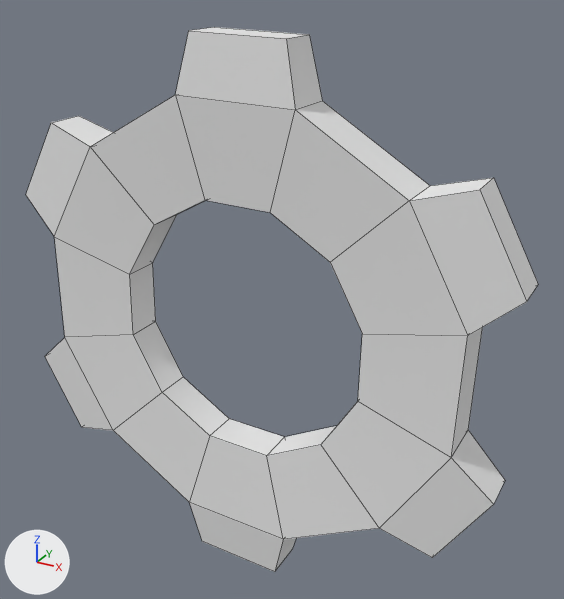
One commit to the OBJ model reverDeVoler/Assets/props2/Baby_Gear.obj: the scene before it, then after it.
Before and after are seen from a 50 mm lens placed at (71.12, 27.88, 43.78), pointed at (63.62, 41.51, 36.97). Arrows for +X, +Y and +Z are at lower left; the lights stay in place. Mesh edges are drawn as thin lines. Where no turn or scale is listed for an object, it has been applied to the vertices.

The first picture shows 'Baby_Gear'.
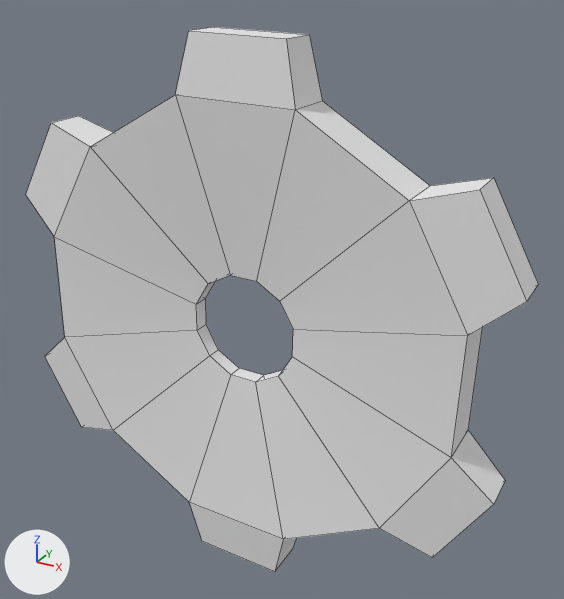
Commit message: Update of Gear and Baby_Gear

Location of each change, (x1, y1, x2, y2) in pixels of the pictures (564 x 599 px; the box of a moved part takes in the faces that stretch with it):
part 1 of me_baby_gear, moved or reshaped: (78, 101, 443, 531) in both

What changed in the scene script:
```text
Change me_baby_gear:
    where me_baby_gear.from_pydata(...)  # 72 vertices, 72 faces; spans x 57.26..68.91, y 40.39..41.49, z 30.34..42.52
    used by ob_baby_gear; location = (0.0, 0.0, 0.0)
    me_baby_gear part 1: all 24 vertices in x 60.23..65.94, y 40.52..41.36, z 33.58..39.28 are scaled about their middle by 0.425
```
